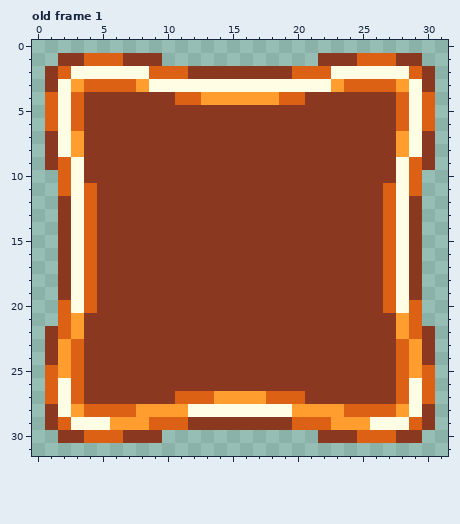
Pixel-art file, stored at GraphicAsset/Sprites/FPS_GUI/Button_Normal.aseprite. Above: the version before the commit.
32x32 pixels, 1 frame. Shown: old frame 1. The commit also changed other frames, which this record leaves out.
The same view after the edit:
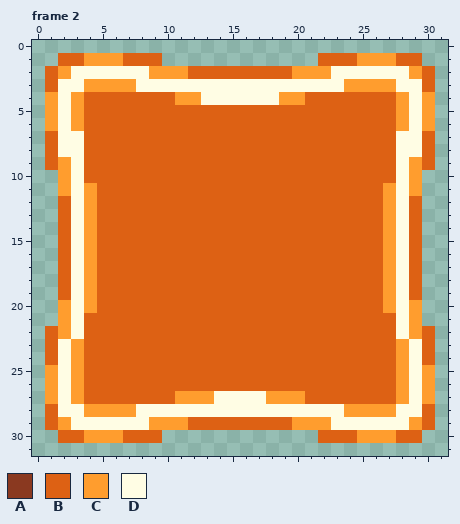
Palette (. is transparent): A #8a3920  B #dd6114  C #ff9d2e  D #fffde4
A new or re-ordered frame is compared with the old frame closest to it.
Change:
frames 1 -> 3
Changed rows in their new state; - is an unchanged pixel.
Frame 2 is new; against old frame 1:
first column x 1:
 1 -BBCCCBBB------------BBBCCCBB-
 2 BC------CCCBBBBBBBBCCC------CB
 3 B-DCCCCD--------------DCCCCD-B
 4 C-CBBBBBBBCCDDDDDDCCBBBBBBBC-C
 5 C-CBBBBBBBBBBBBBBBBBBBBBBBBC-C
 6 C-CBBBBBBBBBBBBBBBBBBBBBBBBC-C
 7 B-DBBBBBBBBBBBBBBBBBBBBBBBBD-B
 8 B-DBBBBBBBBBBBBBBBBBBBBBBBBD-B
 9 BC-BBBBBBBBBBBBBBBBBBBBBBBB-CB
10 -C-BBBBBBBBBBBBBBBBBBBBBBBB-C-
11 -C-CBBBBBBBBBBBBBBBBBBBBBBC-C-
12 -B-CBBBBBBBBBBBBBBBBBBBBBBC-B-
13 -B-CBBBBBBBBBBBBBBBBBBBBBBC-B-
14 -B-CBBBBBBBBBBBBBBBBBBBBBBC-B-
15 -B-CBBBBBBBBBBBBBBBBBBBBBBC-B-
16 -B-CBBBBBBBBBBBBBBBBBBBBBBC-B-
17 -B-CBBBBBBBBBBBBBBBBBBBBBBC-B-
18 -B-CBBBBBBBBBBBBBBBBBBBBBBC-B-
19 -B-CBBBBBBBBBBBBBBBBBBBBBBC-B-
20 -C-CBBBBBBBBBBBBBBBBBBBBBBC-C-
21 -CDBBBBBBBBBBBBBBBBBBBBBBBBDC-
22 BCDBBBBBBBBBBBBBBBBBBBBBBBBDCB
23 BDCBBBBBBBBBBBBBBBBBBBBBBBBCDB
24 BDCBBBBBBBBBBBBBBBBBBBBBBBBCDB
25 CDCBBBBBBBBBBBBBBBBBBBBBBBBCDC
26 C-CBBBBBBBBBBBBBBBBBBBBBBBBC-C
27 C-CBBBBBBBCCCDDDDCCCBBBBBBBC-C
28 B-DCCCCDDDD--------DDDDCCCCD-B
29 BC---DDDCCCBBBBBBBBCCCDDD---CB
30 -BBCCCBBB------------BBBCCCBB-
Changed places in both pictures, as pixel boxes (x1, y1, x2, y2):
changed: (45, 53, 435, 443)
